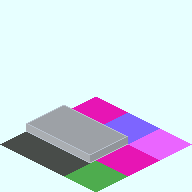
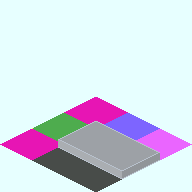
Before/after of a 192×192 layered artwork. What changed in the layer stack:
painted on "Base_Plate_3x3.png" over bbox(0, 105, 160, 192)
